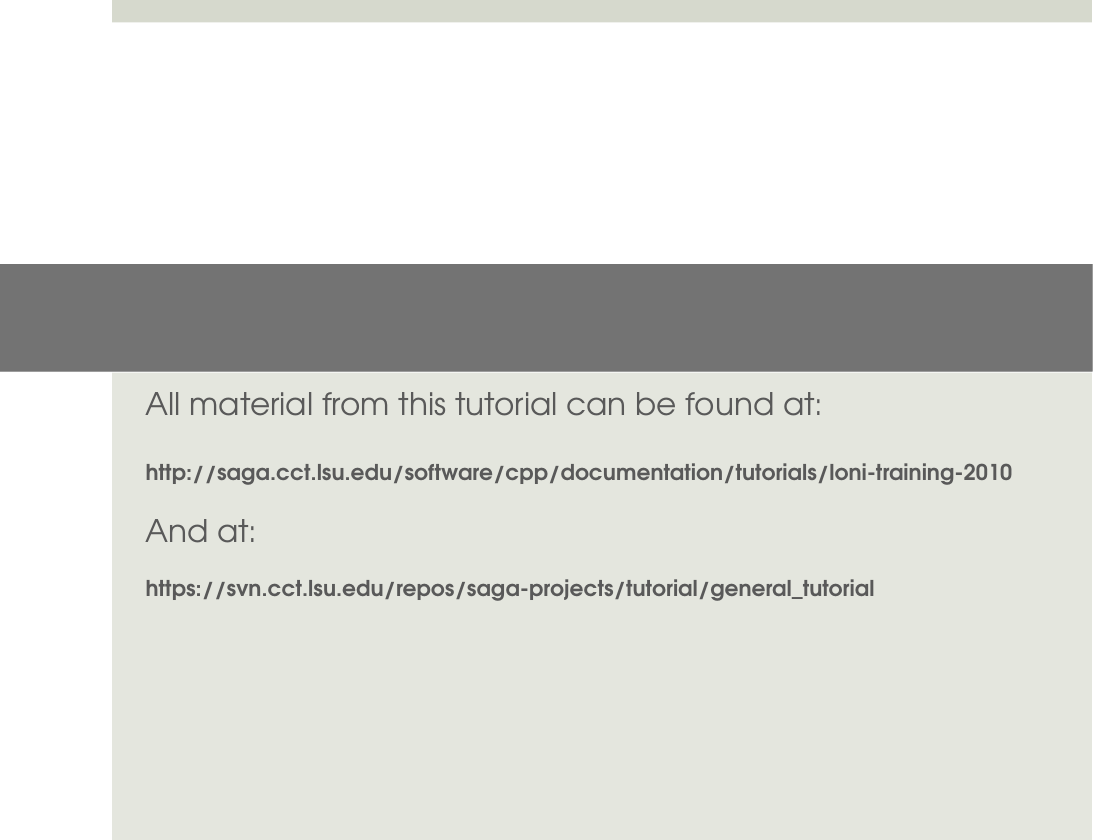
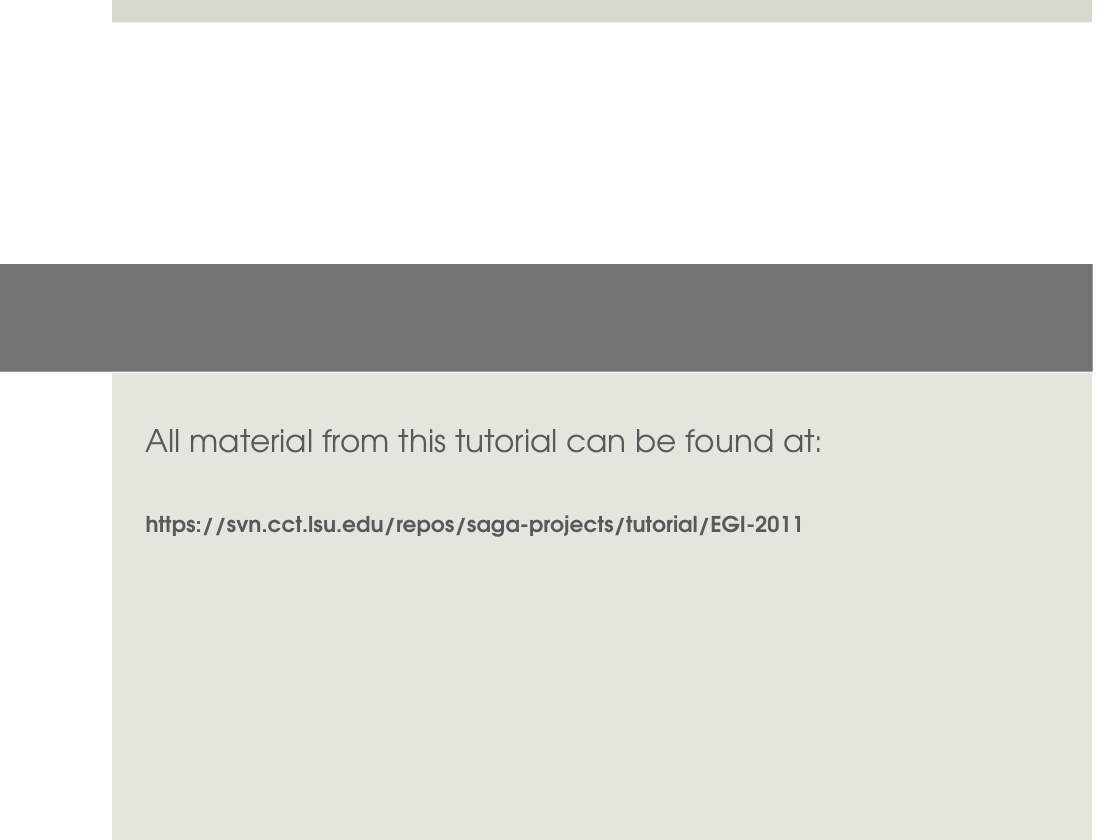
Before and after one commit to saga-project/saga-cpp-legacy-projects, a slide deck: slide 2 of tutorial/EGI-2011/01_introduction.pptx. Drawn at 1120x840 pixels with LibreOffice and Linux fonts; fonts in the diff are those of the drawing; background and template pictures are left out. Boxes give left, top, right and bottom in pixels: in the first picture for what was removed or moved away, otherwise in the second. Text is boxed around its words. In the diff, an @@ line names an element or a change of style, - is before the commit and + after.

```diff
--- a/tutorial/EGI-2011/01_introduction.pptx
+++ b/tutorial/EGI-2011/01_introduction.pptx
@@ title at (x1=146, y1=429, x2=823, y2=537): text changed @@
-All material from this tutorial can be found at:
-http://saga.cct.lsu.edu/software/cpp/documentation/tutorials/loni-training-2010
-And at:
-https://svn.cct.lsu.edu/repos/saga-projects/tutorial/general_tutorial
+All material from this tutorial can be found at:
+https://svn.cct.lsu.edu/repos/saga-projects/tutorial/EGI-2011
```
Also in this commit, not shown: 2 other slides changed, 8 slides removed.
